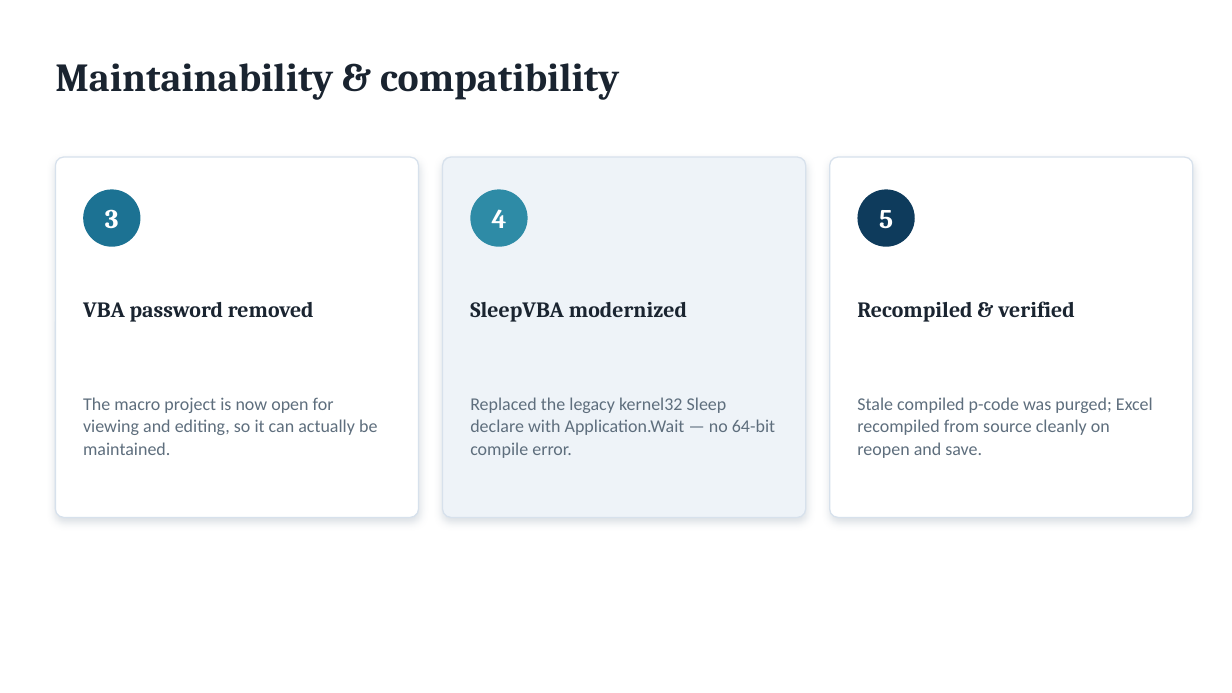
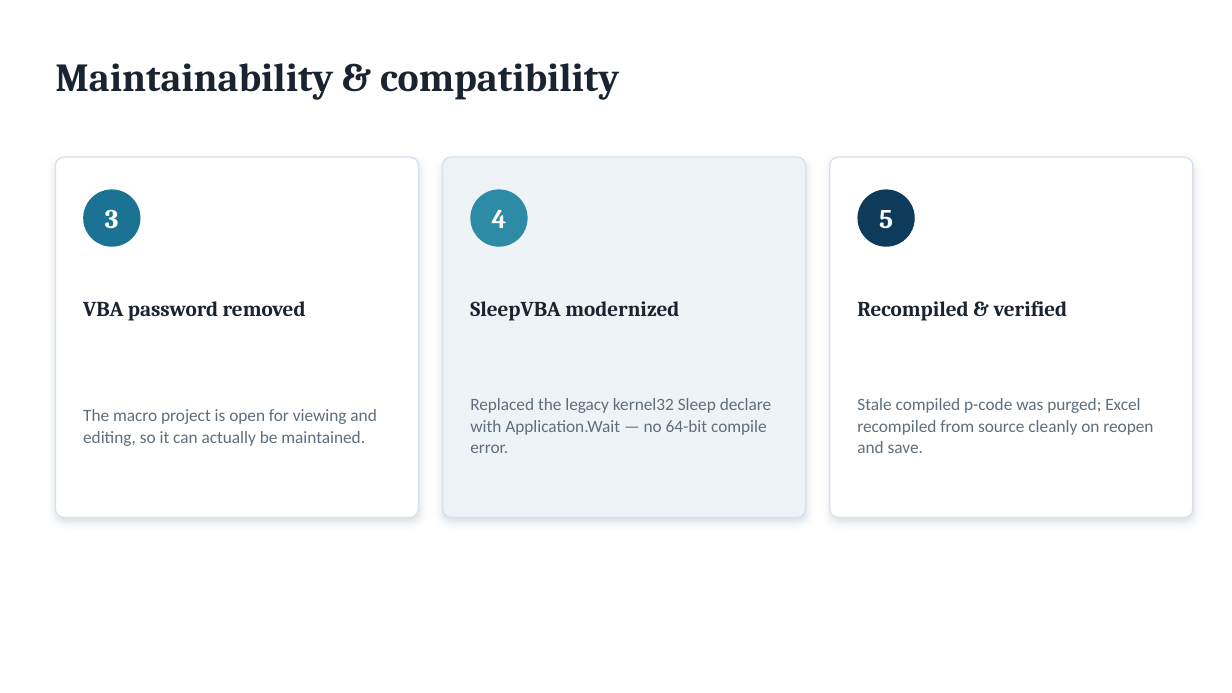
Before and after one commit to peter-computing/ITC-Reporting, a slide deck: slide 6 of EHS-HRVOC/slides/EmissionsCalculations_Functional_Changes.pptx. Drawn at 1232x693 pixels with LibreOffice and Linux fonts; fonts in the diff are those of the drawing. Boxes give left, top, right and bottom in pixels: in the first picture for what was removed or moved away, otherwise in the second. Text is boxed around its words. In the diff, an @@ line names an element or a change of style, - is before the commit and + after.

```diff
--- a/EHS-HRVOC/slides/EmissionsCalculations_Functional_Changes.pptx
+++ b/EHS-HRVOC/slides/EmissionsCalculations_Functional_Changes.pptx
@@ size 17 to 16.5 pt in 3 elements at box(83, 301, 306, 321), box(470, 301, 679, 321), box(857, 301, 1068, 321) @@
@@ text "Replaced the legacy kernel32 Sleep ..." at box(470, 398, 772, 453): size 14 to 13.5 pt @@
@@ text "Stale compiled p-code was purged; ..." at box(857, 398, 1153, 453): size 14 to 13.5 pt @@
@@ text at box(83, 409, 376, 446): text changed; size 14 to 13.5 pt @@
-The macro project is now open for viewing and editing, so it can actually be maintained.
+The macro project is open for viewing and editing, so it can actually be maintained.
```
Also in this commit, not shown: 4 other slides changed, 3 slides added, 1 slide removed, 1 other file.
